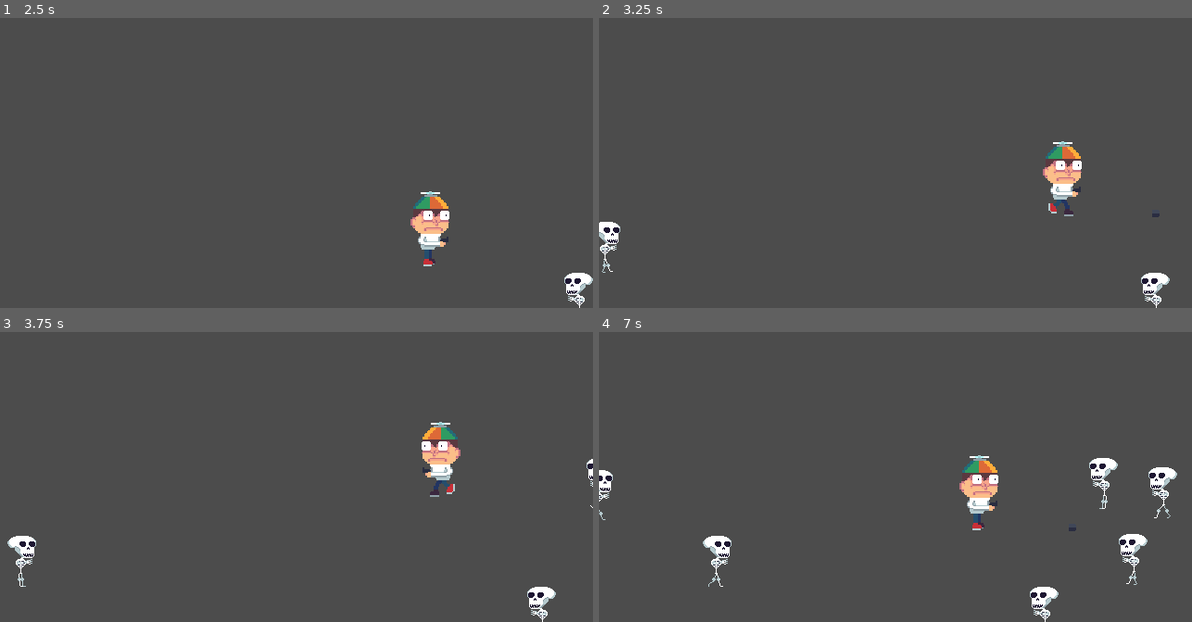
Above: before the commit, frames 1-4 (two rows, left to right).
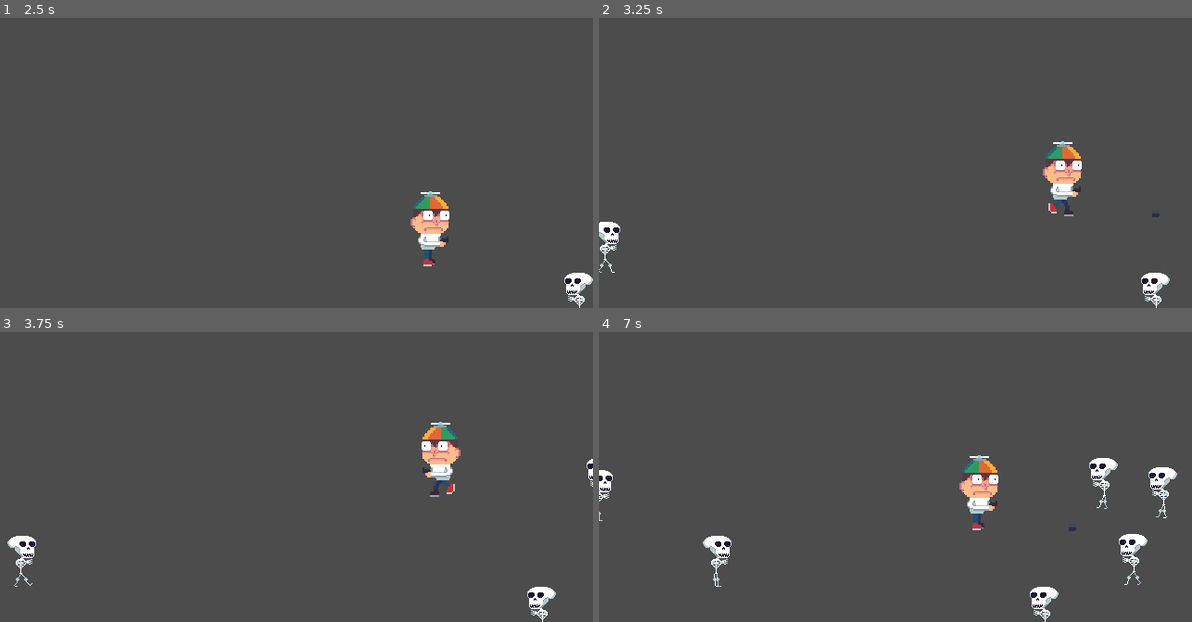
Above: after the commit, the same moments.

Repository: RustyMonky/fightOrFright
Game: Godot game, scene res://levels/main.tscn
Same seed, same stepped clock (60 frames per second), same inputs: the game is played once before the commit and once after it.
Inputs:
- Up to frame 1 (2.5 s): tap Enter at 0.5 s; hold Right (ui_right) 0.53-1.28 s; tap Space (ui_select) at 0.77, 1.52 s; hold Down (ui_down) 1.28-2.03 s; hold Right (ui_right) from 2.03 s (still down)
- Up to frame 2 (3.25 s): release Right (ui_right) at 2.78 s; hold Up (ui_up) from 2.78 s (still down); tap Space (ui_select) at 3.02 s
- Up to frame 3 (3.75 s): release Up (ui_up) at 3.53 s; hold Left (ui_left) from 3.53 s (still down)
- Up to frame 4 (7 s): tap Space (ui_select) at 3.77, 4.52, 6.02, 6.77 s; release Left (ui_left) at 5.03 s; hold Down (ui_down) 5.03-5.78 s; hold Right (ui_right) 5.78-6.53 s; hold Up (ui_up) from 6.53 s (still down)

Frame 1 is identical in both runs. In frame 2, less than 0.1% of the frame differs, in the area x 0-3%, y 83-88%; in frame 3, less than 0.1%; in frame 4, 0.2%, in the area x 0-97%, y 56-88%.

Commit message:
Adds skeleton death, removes bullet vert ref

Diff:
--- a/actors/enemies/skeleton/skeleton.gd
+++ b/actors/enemies/skeleton/skeleton.gd
@@ -1,17 +1,45 @@
 extends KinematicBody2D
 
+enum STATE {ALIVE, DEAD}
+
+onready var animations = $animations
+onready var collider = $collider
+onready var fadeTimer = $fadeTimer
+onready var fadeTween = $fadeTween
+
+var current_state = STATE.ALIVE
 var direction
 var hp = 2
 
 const SPEED = 32
 
 func _ready():
+	animations.playing = true
 	set_physics_process(true)
 
 func _physics_process(delta):
-	self.global_position += self.direction.normalized() * SPEED * delta
+	if current_state == STATE.ALIVE:
+		self.global_position += self.direction.normalized() * SPEED * delta
 
 func take_damage():
 	hp -= 1
 	if hp == 0:
-		self.queue_free()
+		current_state = STATE.DEAD
+		collider.disabled = true
+		self.z_index = -1
+
+		var deathAnimation = load("res://assets/spriteFrames/enemies/skeleton/skeletonDeath.tres")
+		animations.set_sprite_frames(deathAnimation)
+		animations.set_animation("skeletonDeath")
+
+func _on_animations_animation_finished():
+	if current_state == STATE.DEAD:
+		fadeTimer.start()
+
+func _on_fadeTimer_timeout():
+	fadeTween.interpolate_property(self, "modulate", Color(1,1,1,1), Color(1,1,1,0), 1, Tween.TRANS_LINEAR, Tween.EASE_OUT)
+	fadeTween.start()
+
+func _on_fadeTween_tween_completed(object, key):
+
+	self.queue_free()
--- a/actors/enemies/skeleton/skeleton.tscn
+++ b/actors/enemies/skeleton/skeleton.tscn
@@ -18,11 +18,32 @@
 
 frames = ExtResource( 2 )
 animation = "skeletonMove"
-frame = 1
-playing = true
+frame = 3
 
 [node name="collider" type="CollisionPolygon2D" parent="." index="1"]
 
 build_mode = 0
 polygon = PoolVector2Array( -16.2312, -18.925, -10.0554, -24.1587, -7.01986, -24.9961, 6.7971, -24.8914, 9.93732, -24.1 …(400 unchanged characters)…
 _sections_unfolded = [ "Transform", "Z Index" ]
+
+[node name="fadeTimer" type="Timer" parent="." index="2"]
+
+process_mode = 1
+wait_time = 3.0
+one_shot = true
+autostart = false
+
+[node name="fadeTween" type="Tween" parent="." index="3"]
+
+repeat = false
+playback_process_mode = 1
+playback_speed = 1.0
+playback/active = false
+playback/repeat = false
+playback/speed = 1.0
+
+[connection signal="animation_finished" from="animations" to="." method="_on_animations_animation_finished" flags=3]
+
+[connection signal="timeout" from="fadeTimer" to="." method="_on_fadeTimer_timeout"]
+
+[connection signal="tween_completed" from="fadeTween" to="." method="_on_fadeTween_tween_completed"]
--- a/actors/projectiles/bullet/bullet.gd
+++ b/actors/projectiles/bullet/bullet.gd
@@ -2,21 +2,21 @@
 
 onready var horizontalTexture = load("res://assets/sprites/projectiles/bullet/bulletHoriz.png")
 onready var sprite = $Sprite
-onready var verticalTexture = load("res://assets/sprites/projectiles/bullet/bulletVert.png")
 
 var direction
 
 const SPEED = 400
 
 func _ready():
-	if self.direction.y == 0: # Horizontal
-		sprite.set_texture(horizontalTexture)
+	sprite.set_texture(horizontalTexture)
+	if self.direction.y == 0:
 		if self.direction.x == 1:
 			sprite.flip_h = true
+
 	elif self.direction.x == 0:
-		sprite.set_texture(verticalTexture)
 		if self.direction.y == 1:
 			sprite.flip_v = true
+
 	set_physics_process(true)
 
 func _physics_process(delta):
--- /dev/null
+++ b/assets/spriteFrames/enemies/skeleton/skeletonDeath.tres
@@ -0,0 +1,16 @@
+[gd_resource type="SpriteFrames" load_steps=6 format=2]
+
+[ext_resource path="res://assets/sprites/enemies/skeleton/death/skeleton-die1.png" type="Texture" id=1]
+[ext_resource path="res://assets/sprites/enemies/skeleton/death/skeleton-die2.png" type="Texture" id=2]
+[ext_resource path="res://assets/sprites/enemies/skeleton/death/skeleton-die3.png" type="Texture" id=3]
+[ext_resource path="res://assets/sprites/enemies/skeleton/death/skeleton-die4.png" type="Texture" id=4]
+[ext_resource path="res://assets/sprites/enemies/skeleton/death/skeleton-die5.png" type="Texture" id=5]
+
+[resource]
+
+animations = [ {
+"frames": [ ExtResource( 1 ), ExtResource( 2 ), ExtResource( 3 ), ExtResource( 4 ), ExtResource( 5 ) ],
+"loop": false,
+"name": "skeletonDeath",
+"speed": 12.0
+} ]
Binary file added: assets/sprites/enemies/skeleton/death/skeleton-die1.png
Binary file added: assets/sprites/enemies/skeleton/death/skeleton-die2.png
Binary file added: assets/sprites/enemies/skeleton/death/skeleton-die3.png
Binary file added: assets/sprites/enemies/skeleton/death/skeleton-die4.png
Binary file added: assets/sprites/enemies/skeleton/death/skeleton-die5.png
